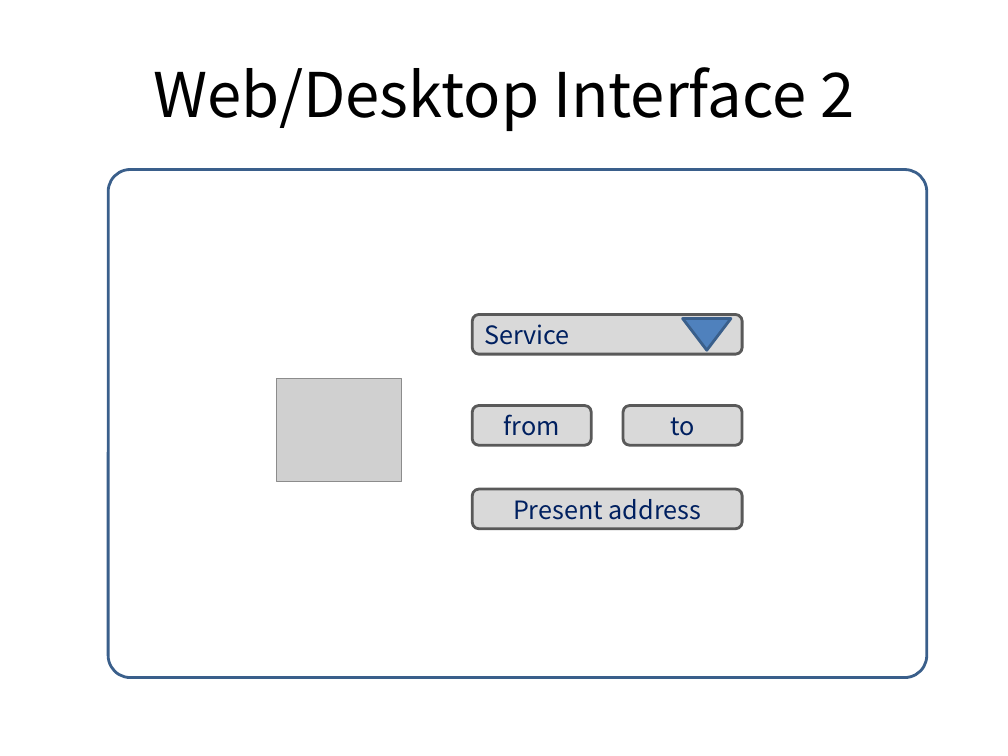
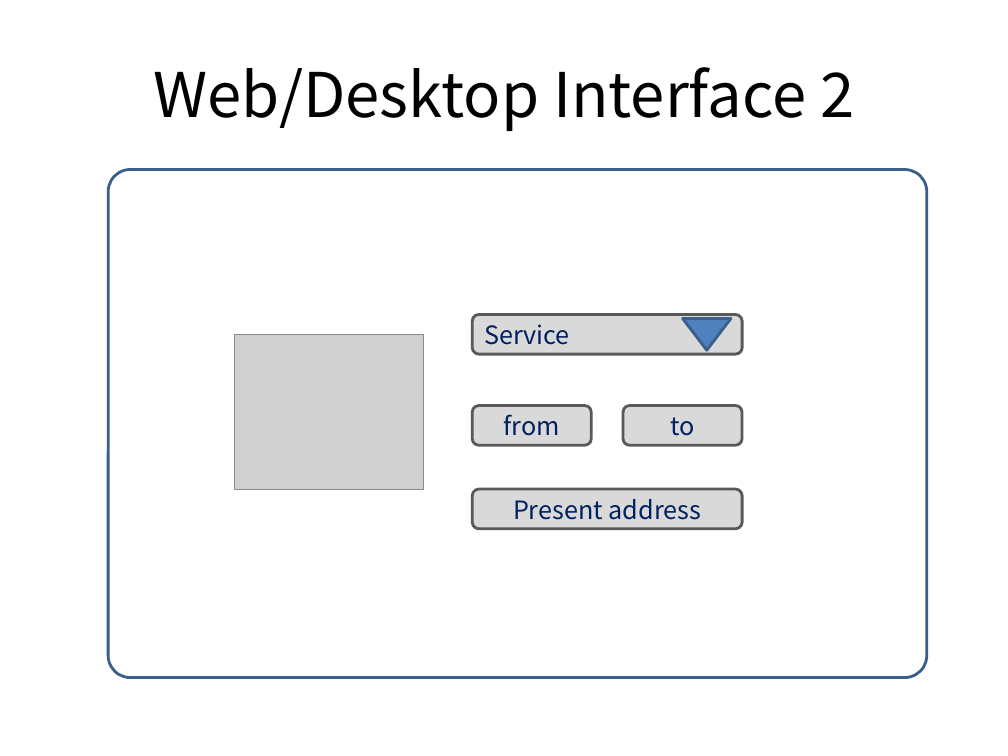
Before and after one commit to Krist-m/www, a slide deck: slide 3 of doc/www-screens.pptx. Drawn at 1008x756 pixels with LibreOffice and Linux fonts; fonts in the diff are those of the drawing; grey boxes stand for pictures. Boxes give left, top, right and bottom in pixels: in the first picture for what was removed or moved away, otherwise in the second. Text is boxed around its words. In the diff, an @@ line names an element or a change of style, - is before the commit and + after.

```diff
--- a/doc/www-screens.pptx
+++ b/doc/www-screens.pptx
@@ picture added at [234,335,423,489] @@
@@ picture removed at [276,379,402,482] @@
```
Also in this commit, not shown: 4 other slides changed, 4 other files.
